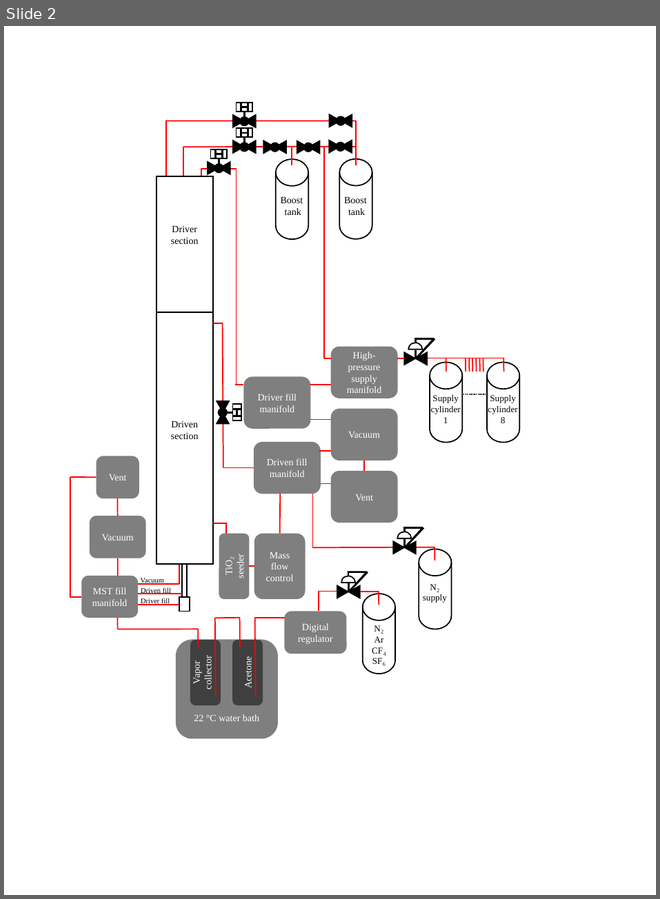
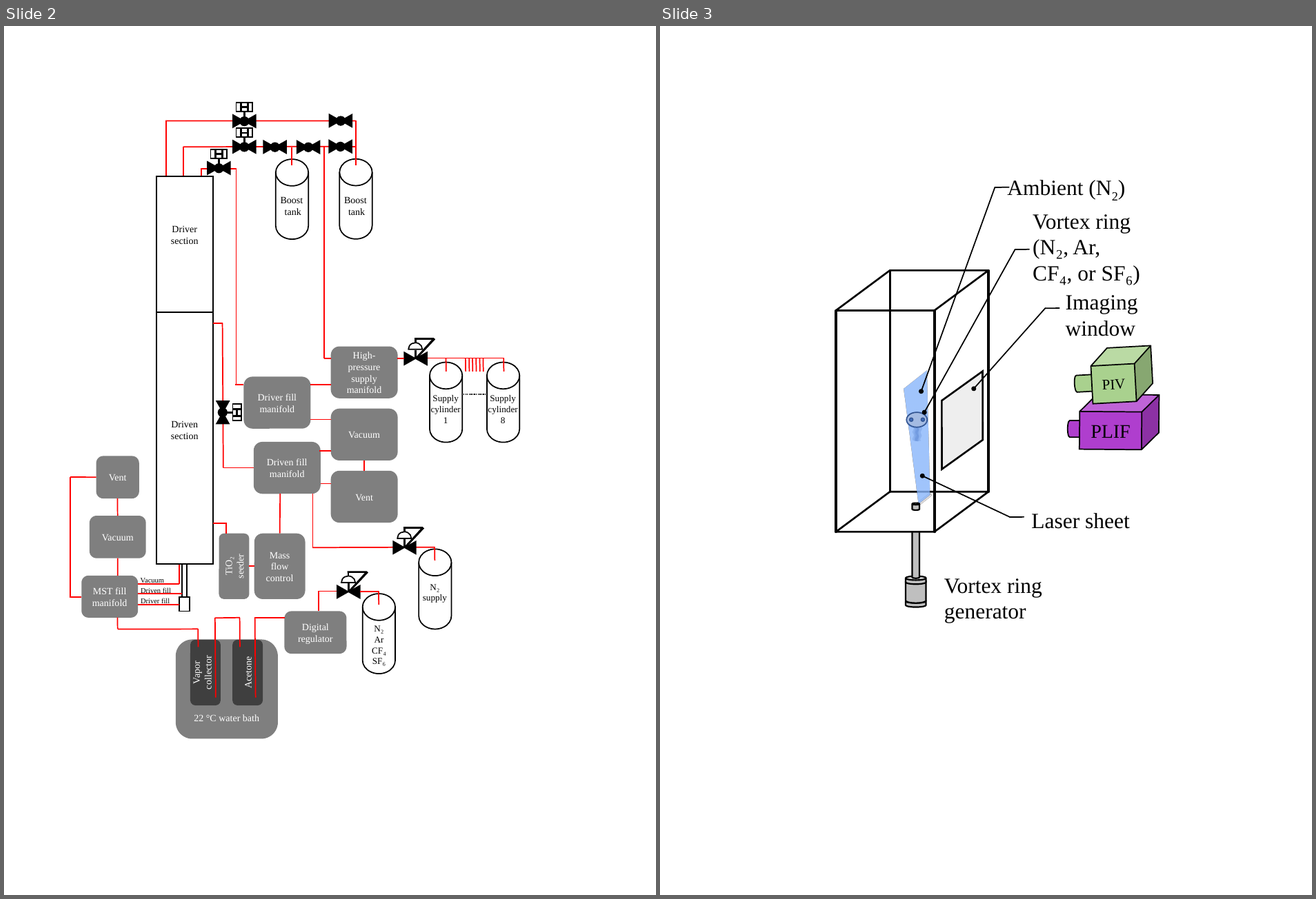
Before and after one commit to stillyslalom/Vortex, a slide deck: papers/thesis/gfx/diagrams/Wisconsin_Shock_Tube.pptx. Shown side by side, each under a label of ours: slide 2 before the commit, slides 2 and 3 after it. The pictures are 660x899 and 1316x899 pixels, drawn with LibreOffice and Linux fonts; fonts in the diff are those of the drawing. Boxes give left, top, right and bottom in pixels: in the first picture for what was removed or moved away, otherwise in the second. Text is boxed around its words. In the diff, an @@ line names an element or a change of style, - is before the commit and + after.

```diff
--- a/papers/thesis/gfx/diagrams/Wisconsin_Shock_Tube.pptx
+++ b/papers/thesis/gfx/diagrams/Wisconsin_Shock_Tube.pptx
@@ slide 3 added at [660, 26, 1312, 895], background #FFFFFF @@
@@ arrow added from (995, 187) to (921, 391), #000000 1 pt @@
@@ line added from (995, 187) to (1008, 187), #000000 1 pt @@
@@ group added at [836, 180, 1160, 624]: 7 cylinders, 6 lines, 5 ellipses, 5 texts, 3 parallelograms, 3 double waves, 2 cubes, 2 arrows, 1 rounded rectangle, 1 trapezoid @@
+PLIF
+PIV
+Vortex ring
+generator
+Imaging window
+Laser sheet
+Vortex ring
+(N₂, Ar, CF₄, or SF₆)
+Ambient (N2)
@@ arrow added from (1015, 250) to (924, 413), #000000 1 pt @@
@@ line added from (1015, 250) to (1030, 250), #000000 1 pt @@
```
Also in this commit, not shown: 4 other files.
